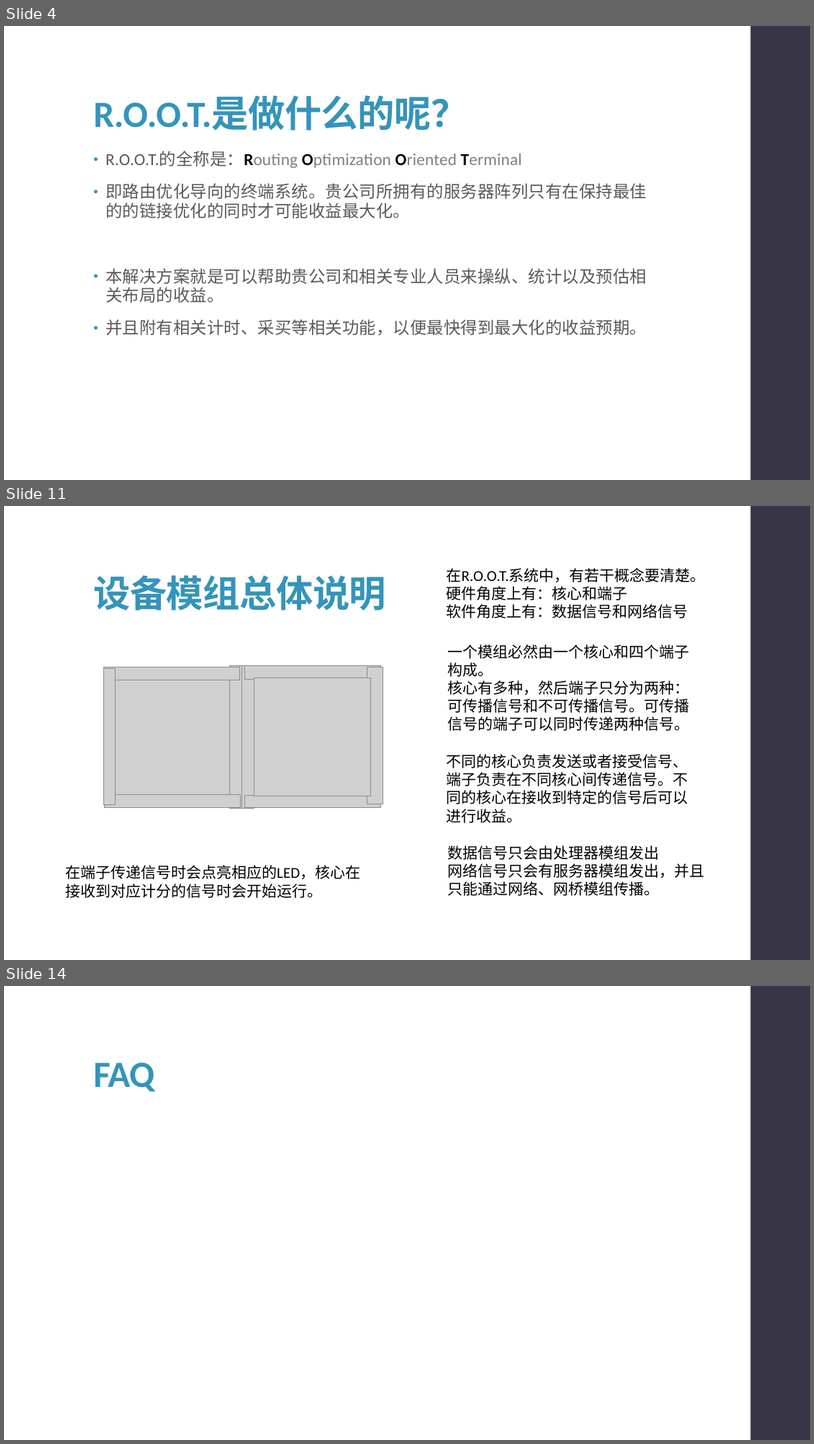
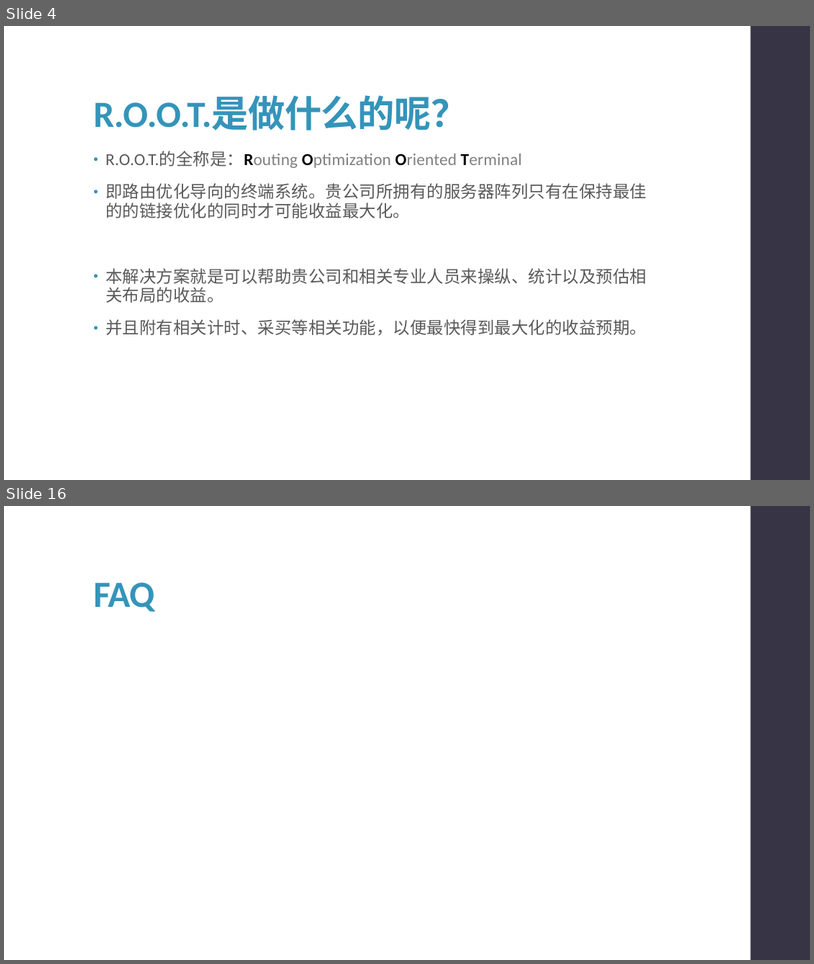
Before and after one commit to syx007/GamePlayGround, a slide deck: document/ROOT 操作指南.pptx. Shown one above the other, each under a label of ours: slides 4, 11 and 14 before the commit, slides 4 and 16 after it; the slides between them are not shown. The pictures are 814x1444 and 814x964 pixels, drawn with LibreOffice and Linux fonts; fonts in the diff are those of the drawing; grey boxes stand for pictures. Boxes give left, top, right and bottom in pixels: in the first picture for what was removed or moved away, otherwise in the second. Text is boxed around its words. In the diff, an @@ line names an element or a change of style, - is before the commit and + after.

```diff
--- a/document/ROOT 操作指南.pptx
+++ b/document/ROOT 操作指南.pptx
@@ slide 11 removed at (4, 506, 810, 960), background #FFFFFF; not listed: 1 template element that a slide beside it also shows @@
@@ text removed at (447, 568, 706, 618) @@
-在R.O.O.T.系统中，有若干概念要清楚。
-硬件角度上有：核心和端子
-软件角度上有：数据信号和网络信号
@@ title removed at (93, 575, 386, 610) @@
-设备模组总体说明
@@ text removed at (448, 644, 690, 731) @@
-一个模组必然由一个核心和四个端子构成。
-核心有多种，然后端子只分为两种：可传播信号和不可传播信号。可传播信号的端子可以同时传递两种信号。
@@ picture removed at (104, 667, 240, 680) @@
@@ picture removed at (104, 669, 116, 805) @@
@@ picture removed at (113, 677, 231, 795) @@
@@ picture removed at (229, 666, 242, 808) @@
@@ picture removed at (242, 666, 255, 808) @@
@@ picture removed at (244, 666, 381, 680) @@
@@ picture removed at (255, 678, 371, 795) @@
@@ picture removed at (367, 667, 383, 803) @@
@@ text removed at (447, 754, 689, 823) @@
-不同的核心负责发送或者接受信号、端子负责在不同核心间传递信号。不同的核心在接收到特定的信号后可以进行收益。
@@ picture removed at (104, 795, 241, 807) @@
@@ picture removed at (244, 795, 381, 807) @@
@@ text removed at (448, 845, 705, 896) @@
-数据信号只会由处理器模组发出
-网络信号只会有服务器模组发出，并且只能通过网络、网桥模组传播。
@@ text removed at (65, 865, 360, 898) @@
-在端子传递信号时会点亮相应的LED，核心在接收到对应计分的信号时会开始运行。
@@ what was slide 14 is now slide 16 @@
```
Also in this commit, not shown: 12 slides changed, 3 slides added.
